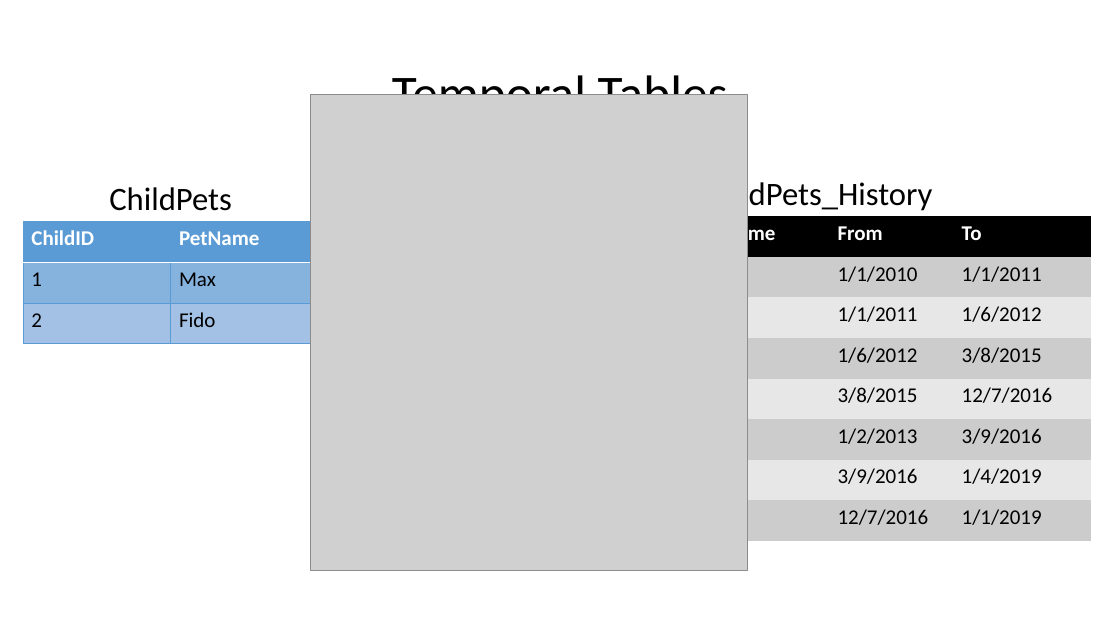
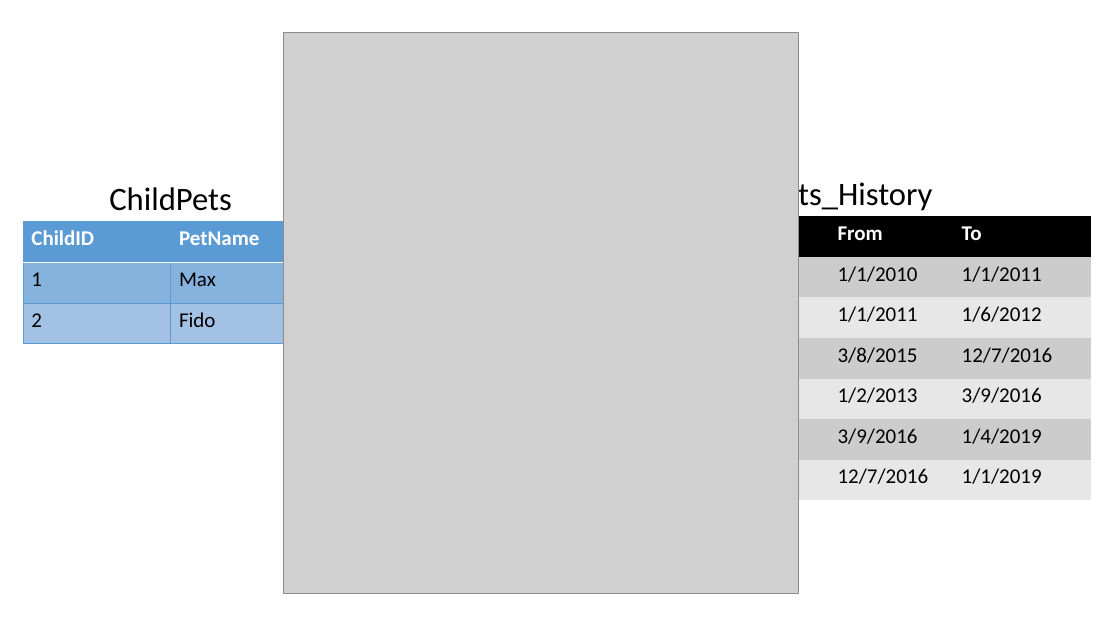
Before and after one commit to JoelGallagher/TimeTravelWithSqlServer, a slide deck: slide 11 of TimeTravelWithSQLServer.pptx (slide 8 before the commit). Drawn at 1120x630 pixels with LibreOffice and Linux fonts; fonts in the diff are those of the drawing; grey boxes stand for pictures. Boxes give left, top, right and bottom in pixels: in the first picture for what was removed or moved away, otherwise in the second. Text is boxed around its words. In the diff, an @@ line names an element or a change of style, - is before the commit and + after.

```diff
--- a/TimeTravelWithSQLServer.pptx
+++ b/TimeTravelWithSQLServer.pptx
@@ picture: place and size @@
-picture at <box>310,94,747,571</box>
+picture at <box>284,33,799,594</box>
@@ title removed at <box>392,68,728,95</box> @@
-Temporal Tables
@@ table at <box>541,216,1091,500</box> @@
-row 4: 1 |  | 1/6/2012 | 3/8/2015
```
Also in this commit, not shown: 15 other slides changed, 4 slides added, 2 slides removed.
